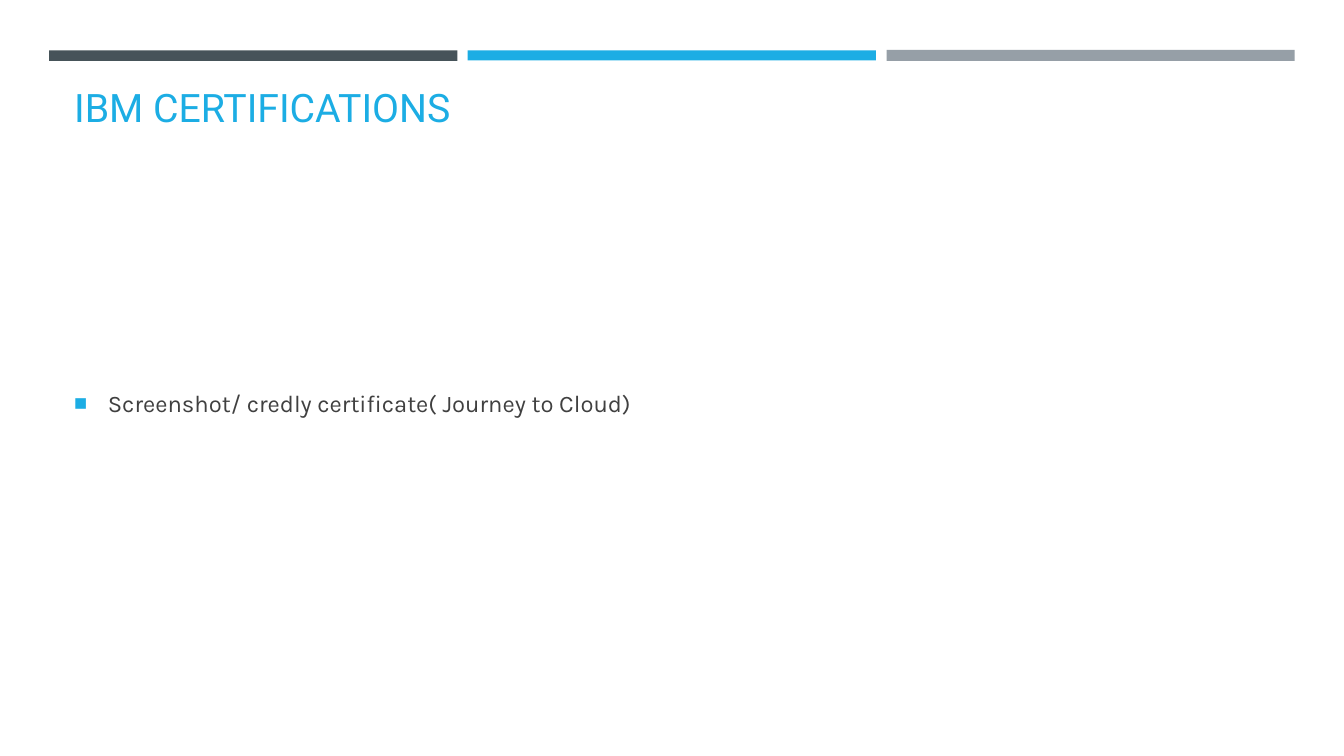
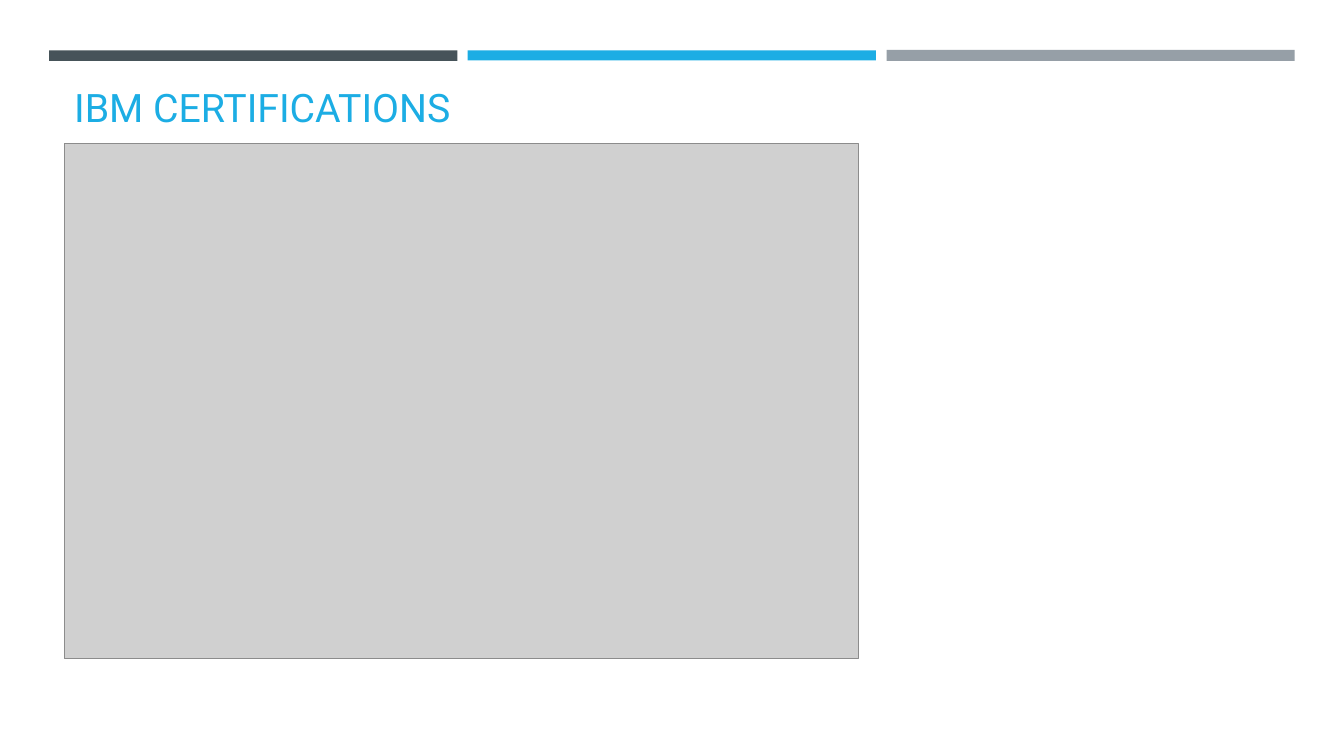
Before and after one commit to DSV05/Nutrition-Agent, a slide deck: slide 22 of Nutrition_Agent.pptx (slide 20 before the commit). Drawn at 1344x756 pixels with LibreOffice and Linux fonts; fonts in the diff are those of the drawing; grey boxes stand for pictures; background and template pictures are left out. Boxes give left, top, right and bottom in pixels: in the first picture for what was removed or moved away, otherwise in the second. Text is boxed around its words. In the diff, an @@ line names an element or a change of style, - is before the commit and + after.

```diff
--- a/Nutrition_Agent.pptx
+++ b/Nutrition_Agent.pptx
@@ picture added at <box>65,143,859,658</box> @@
@@ text removed at <box>108,394,630,418</box> @@
-■ Screenshot/ credly certificate( Journey to Cloud)
```
Also in this commit, not shown: 4 other slides changed, 2 slides added.
